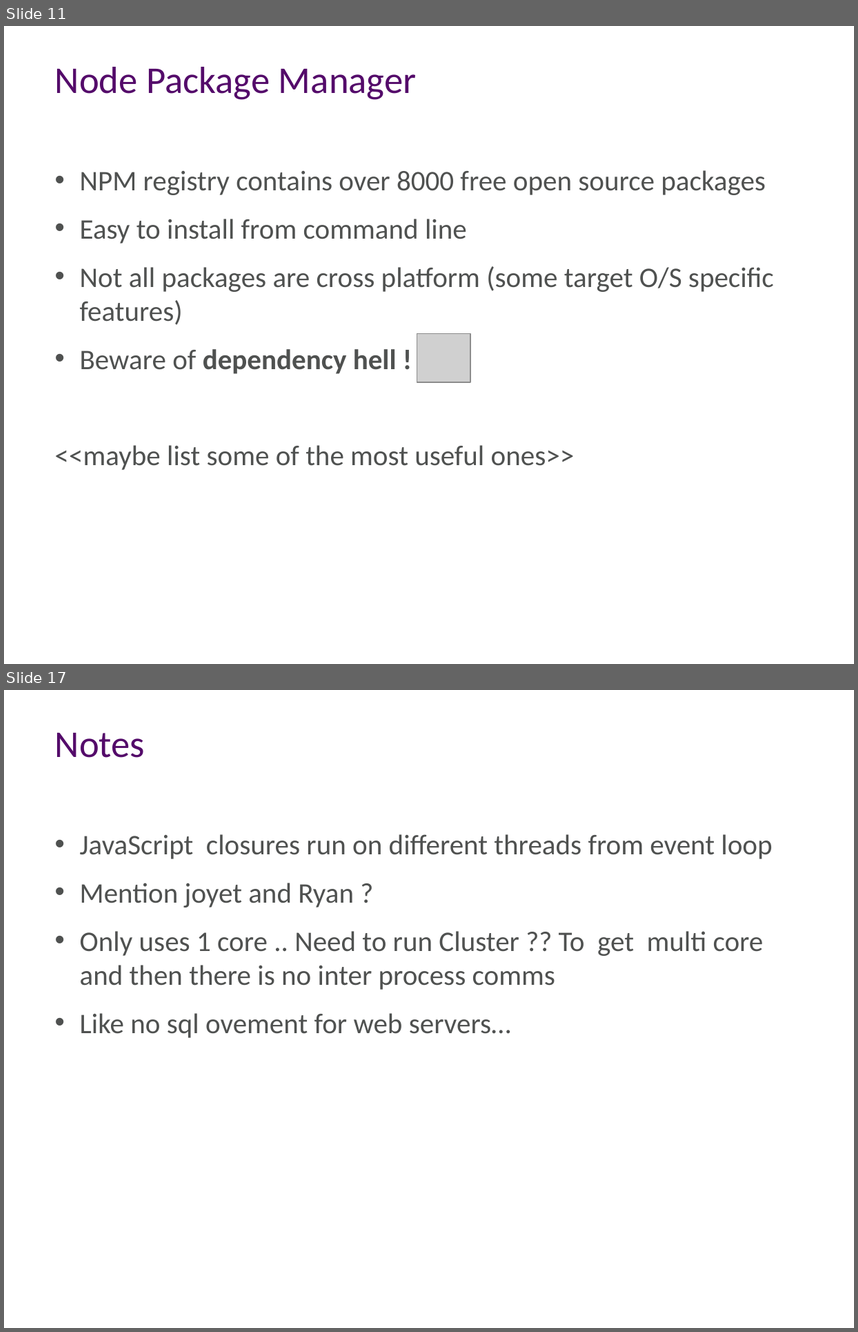
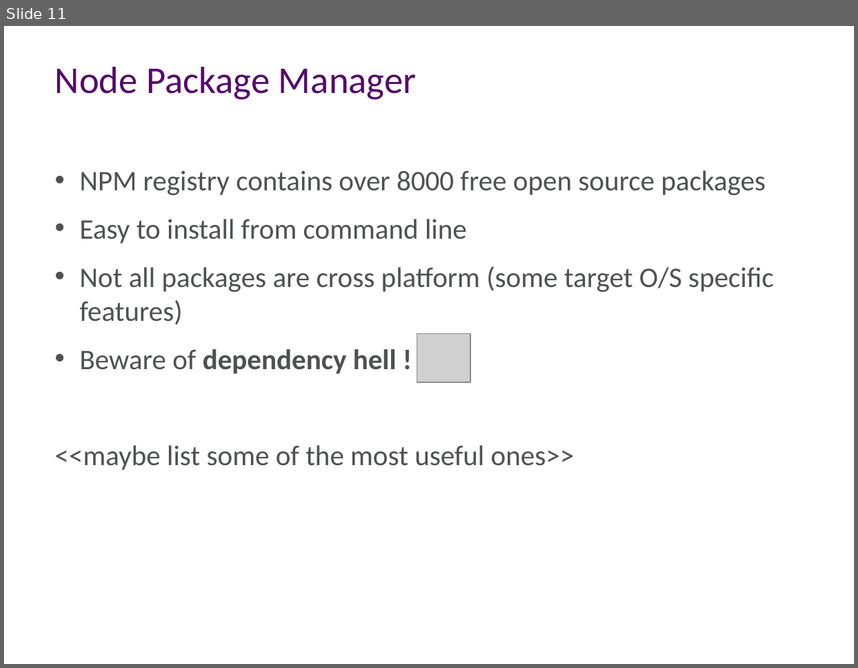
Before and after one commit to aidancasey/AzureNodeChatClient, a slide deck: presentation/Building Node.js Applications on Windows Azure.pptx. Shown one above the other, each under a label of ours: slides 11 and 17 before the commit, slide 11 after it; the slides between them are not shown. The pictures are 858x1332 and 858x668 pixels, drawn with LibreOffice and Linux fonts; fonts in the diff are those of the drawing; grey boxes stand for pictures; background and template pictures are left out. Boxes give left, top, right and bottom in pixels: in the first picture for what was removed or moved away, otherwise in the second. Text is boxed around its words. In the diff, an @@ line names an element or a change of style, - is before the commit and + after.

```diff
--- a/presentation/Building Node.js Applications on Windows Azure.pptx
+++ b/presentation/Building Node.js Applications on Windows Azure.pptx
@@ slide 17 removed at (x1=4, y1=690, x2=854, y2=1328), background #FFFFFF @@
@@ title removed at (x1=55, y1=733, x2=145, y2=758) @@
-Notes
@@ text removed at (x1=80, y1=834, x2=772, y2=1038) @@
-• JavaScript closures run on different threads from event loop
-• Mention joyet and Ryan ?
-• Only uses 1 core .. Need to run Cluster ?? To get multi core and then there is no inter process comms
-• Like no sql ovement for web servers…
```
Also in this commit, not shown: 7 slides changed, 3 slides added, 4 other slides removed.
